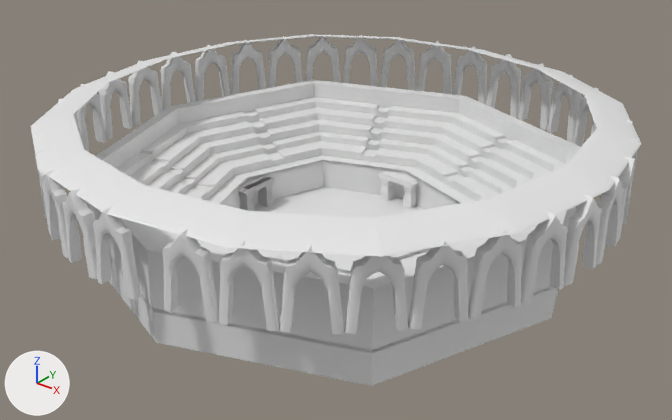
What one commit did to the Blender file cala.blend.
Rendered twice from a 50 mm camera at (3.93, -4.91, 3.29) aimed at (0.07, -0.09, 0.3). The lights are fixed; the arrows at lower left show +X, +Y and +Z. The picture after the commit comes second.
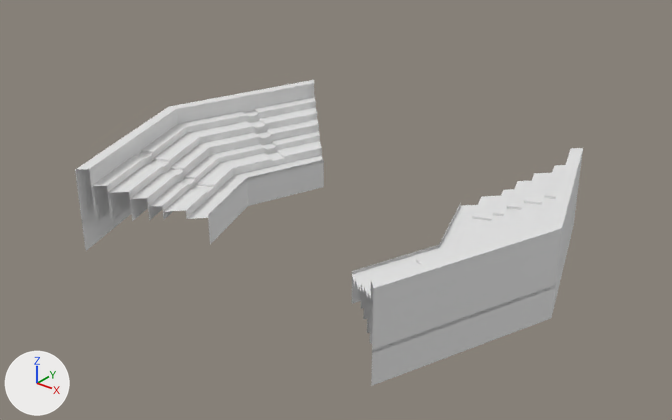
ob_béziercircle is not drawn itself; it is used by a modifier of ob_cube_003.

The change, as JSON lines over the scene's bpy script:
```json
{"block": "me_plane", "where": "# used by ob_plane; location = (0.0, 0.0, 0.0)"}
{"op": "remove", "block": "me_plane", "code": "me_plane.from_pydata(...)  # 230 vertices, 192 faces; spans x -1.8..0.0, y -1.8..0.0, z 0.0..0.66"}
{"op": "add", "block": "me_plane", "code": "me_plane.from_pydata(...)  # 452 vertices, 376 faces; spans x -1.8..1.8, y -1.32..1.32, z 0.0..0.66"}
{"block": "me_plane", "change": "me_plane part 1: a new loose piece of 226 vertices spanning x 0.67..1.8, y -1.32..1.32, z 0.0..0.66"}
{"block": "me_plane", "change": "me_plane part 2: 2 vertices moved from x -0.46..0.0, y 0.0, z 0.0 to x -0.79..-0.67, y 0.34..0.67, z 0.0; 103 vertices removed from x -0.68..0.0, y -1.8..-0.4, z 0.0..0.66; 99 vertices added at x -1.56..-0.67, y 0.34..1.32, z 0.0..0.66"}
{"block": "me_cube_004", "where": "# used by ob_cube_002; location = (0.0, 0.0, 0.0); rotation_euler = (0.0, 0.0, 1.571), in degrees (0, 0, 90); scale = (-0.0375, -0.0375, -0.0375)"}
{"op": "remove", "block": "me_cube_004", "code": "me_cube_004.from_pydata(...)  # 272 vertices, 272 faces; spans x -24.6..24.6, y -4.8..4.6, z -6.3..0.2"}
{"op": "add", "block": "me_cube_004", "code": "me_cube_004.from_pydata(...)  # 43 vertices, 4 faces; spans x -23.4..23.2, y -23.6..24.4, z -4.7..0.2"}
{"block": "me_cube_004", "change": "me_cube_004 part 3: the loose piece of 136 vertices spanning x -24.6..-20.7, y -4.8..4.6, z -6.3..0.2 is deleted"}
{"block": "me_cube_004", "change": "me_cube_004 part 4: 134 vertices removed from x 20.7..24.6, y -4.8..4.6, z -6.3..0.2; 8 vertices added at x 22.8..23.2, y -2.2..2.0, z -4.7..0.2"}
{"block": "me_cube_004", "change": "other edits to the shape of me_cube_004 do not show in these pictures"}
{"op": "remove", "block": "ob_plane", "code": "_m = ob_plane.modifiers.new('Mirror', 'MIRROR')"}
{"op": "remove", "block": "ob_plane", "code": "_m.use_axis = (True, True, False)"}
{"op": "add", "block": "ob_cube_001", "code": "ob_cube_001.hide_set(True)"}
{"op": "set", "path": "ob_cube_002.rotation_euler", "old": "(0.0, 0.0, 1.571)", "new": "(0.0, 0.0, 0.0)", "note": "degrees (0, 0, 90) -> degrees (0, 0, 0)"}
{"op": "add", "block": "ob_cube_002", "code": "ob_cube_002.hide_set(True)"}
{"op": "add", "block": "ob_cube_003", "code": "ob_cube_003.hide_set(True)"}
{"op": "add", "block": "ob_béziercircle", "code": "ob_béziercircle.hide_set(True)"}
{"op": "set", "path": "ob_plane_001.location", "old": "(0.0, 0.0, 0.523)", "new": "(0.0, 0.0, 0.359)"}
{"op": "set", "path": "ob_plane_001.scale", "old": "(0.923, 0.923, 0.923)", "new": "(0.956, 0.956, 0.956)"}
{"block": "ob_plane_001", "where": "_m = ob_plane_001.modifiers.new('Subdivision', 'SUBSURF')"}
{"op": "add", "block": "ob_plane_001", "code": "_m.levels = 4"}
{"op": "add", "block": "ob_plane_001", "code": "ob_plane_001.hide_set(True)"}
```

What differs and where, as boxes [x1, y1, x2, y2] in the pictures (672 x 420 px; the box of a moved part takes in the faces that stretch with it):
```json
{"object": "Plane", "change": "reshaped, modifiers changed", "before": [86, 80, 581, 386], "after": [75, 80, 583, 386]}
{"object": "Cube.003", "change": "hidden", "before": [35, 35, 638, 334]}
{"object": "Plane.001", "change": "hidden", "before": [31, 34, 642, 257]}
{"object": "Cube.002", "change": "hidden", "before": [258, 171, 418, 260]}
{"object": "Cube.001", "change": "hidden", "before": [238, 177, 419, 254]}
{"part": 1, "of": "me_plane", "change": "added", "after": [352, 148, 583, 386]}
{"part": 2, "of": "me_plane", "change": "moved or reshaped", "before": [86, 80, 581, 386], "after": [170, 80, 324, 206]}
{"part": 3, "of": "me_cube_004", "change": "deleted", "before": [378, 171, 418, 209]}
{"part": 4, "of": "me_cube_004", "change": "cut back", "before": [258, 250, 284, 260], "on screen": "mostly hidden"}
```
